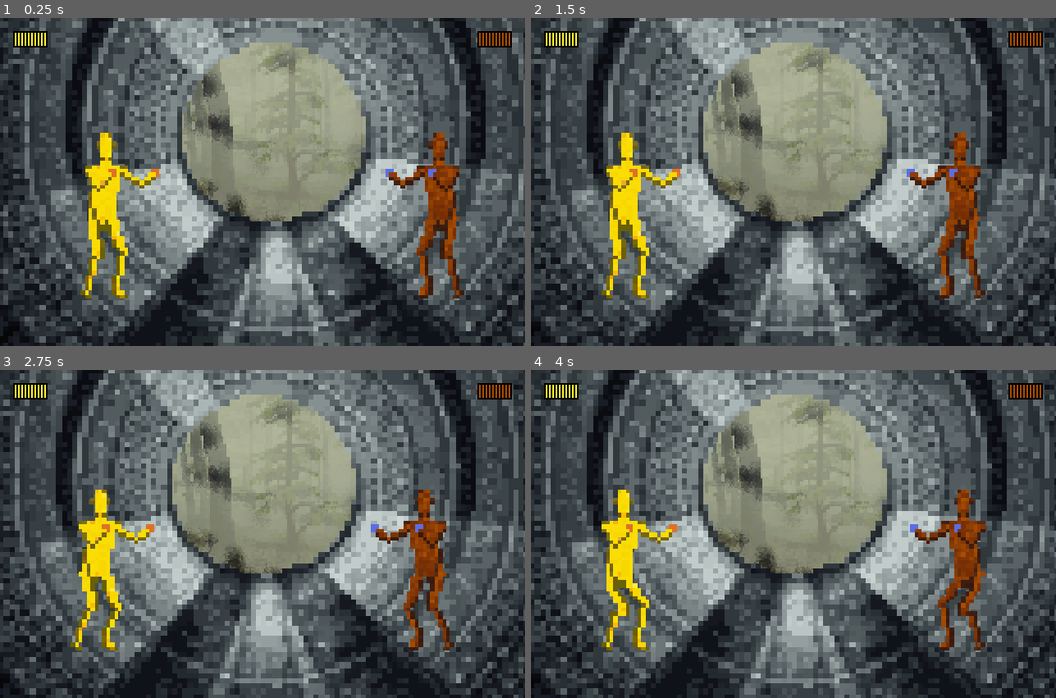
Above: before the commit, frames 1-4 (two rows, left to right).
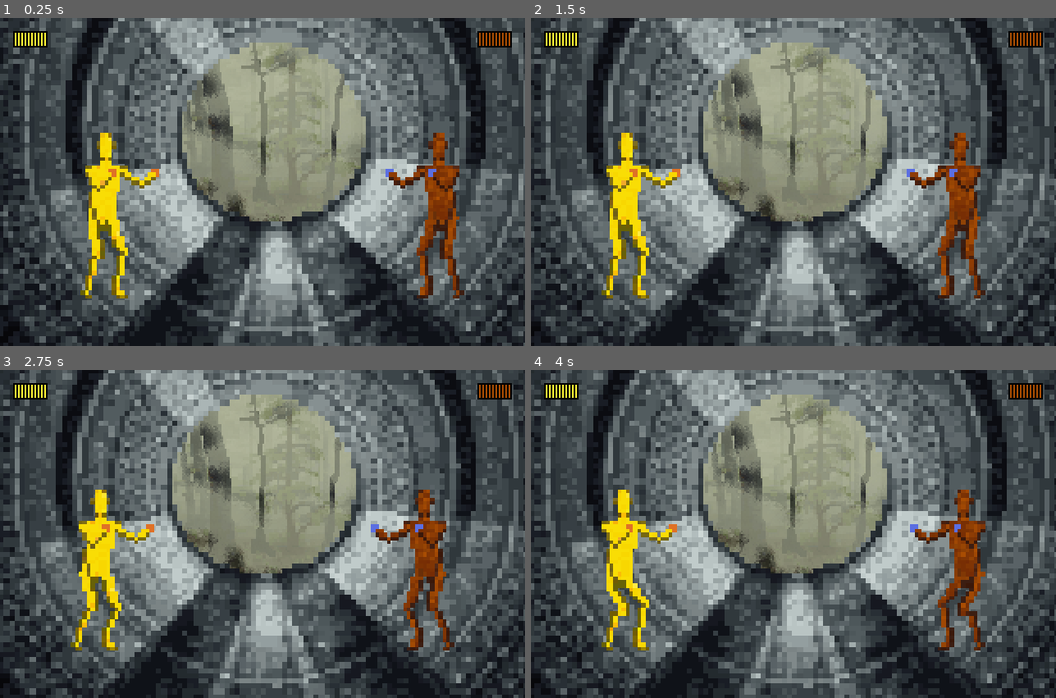
Above: after the commit, the same moments.

Repository: vydramain/Sewermaid
Game: Godot game, scene res://sewer_area.tscn
The game is run twice, just before and just after one commit, with the same random seed, the same clock (stepped at 60 frames per second) and the same inputs.
Inputs (mouse positions are in pixels of both pictures, inside the frame that each line leads up to):
- Up to frame 1 (0.25 s): no input
- Up to frame 2 (1.5 s): move the mouse to (909, 165) at 0.52 s; click (909, 165) at 0.67 s; move the mouse to (688, 198) at 1.27 s; click (688, 198) at 1.42 s
- Up to frame 3 (2.75 s): tap Enter at 2 s; move the mouse to (315, 461) at 2.02 s; click (315, 461) at 2.17 s
- Up to frame 4 (4 s): move the mouse to (767, 599) at 2.77 s; click (767, 599) at 2.92 s; tap Space at 3.5 s; move the mouse to (951, 583) at 3.52 s; click (951, 583) at 3.67 s

The runs differ from the first frame. In frame 1, 0.7% of the frame differs, in the area x 43-66%, y 7-62%; in frame 2, 0.7%; in frame 3, 0.7%; in frame 4, 0.7%.

Commit message:
feat: Added music

Diff:
--- /dev/null
+++ b/music_player_system.gd
@@ -0,0 +1,39 @@
+extends Node
+
+const dict = {
+	"pp_cw_amen10_160": preload("res://pp_cw_amen10_160.ogg"),
+}
+
+const next_state = {
+	"pp_cw_amen10_160": "pp_cw_amen10_160",
+}
+
+const events_to_states = {
+	"arena": "pp_cw_amen10_160",
+}
+
+var audio_player: AudioStreamPlayer = null
+var state: String = "arena"
+
+
+func _ready() -> void:
+	audio_player = AudioStreamPlayer.new()
+	audio_player = AudioStreamPlayer.new()
+	audio_player.stream = dict.get(state, dict.get("pp_cw_amen10_160"))
+	audio_player.autoplay = true
+	add_child(audio_player)
+
+func _process(delta: float) -> void:
+	if not audio_player:
+		return
+
+	if not audio_player.playing:
+		state = next_state.get(state, state)
+		audio_player.stream = dict.get(state, dict.get("pp_cw_amen10_160"))
+		audio_player.play()
+
+
+func play_next(event: String) -> void:
+	state = events_to_states[event]
+	audio_player.stream = dict.get(state, dict.get("pp_cw_amen10_160"))
+	audio_player.play()
--- /dev/null
+++ b/music_player_system.tscn
@@ -0,0 +1,6 @@
+[gd_scene load_steps=2 format=3 uid="uid://clm4h2spy1oj0"]
+
+[ext_resource type="Script" uid="uid://blh71jbavmxny" path="res://music_player_system.gd" id="1_1ao1d"]
+
+[node name="AudioStreamPlayer" type="AudioStreamPlayer"]
+script = ExtResource("1_1ao1d")
--- /dev/null
+++ b/pixel_label.tres
@@ -0,0 +1,9 @@
+[gd_resource type="LabelSettings" load_steps=2 format=3 uid="uid://bay43ribrsmu7"]
+
+[ext_resource type="FontFile" uid="uid://c68a8kjfjisnc" path="res://Bytesized-Regular.ttf" id="1_dbow2"]
+
+[resource]
+font = ExtResource("1_dbow2")
+font_size = 26
+outline_size = 4
+outline_color = Color(0, 0, 0, 1)
--- a/project.godot
+++ b/project.godot
@@ -14,6 +14,10 @@
 run/main_scene="uid://6vkct5x1ewon"
 config/features=PackedStringArray("4.5", "Forward Plus")
 config/icon="res://icon.svg"
+
+[autoload]
+
+MUSIC_PLAYER_SYSTEM="*res://music_player_system.gd"
 
 [display]
 
--- /dev/null
+++ b/sewer_area.gd
@@ -0,0 +1,5 @@
+extends Node2D
+
+func _ready() -> void:
+	if MUSIC_PLAYER_SYSTEM:
+		MUSIC_PLAYER_SYSTEM.play_next('arena')
--- a/sewer_area.tscn
+++ b/sewer_area.tscn
@@ -1,6 +1,7 @@
-[gd_scene load_steps=14 format=3 uid="uid://6vkct5x1ewon"]
+[gd_scene load_steps=15 format=3 uid="uid://6vkct5x1ewon"]
 
 [ext_resource type="Texture2D" uid="uid://fy81hjip1l20" path="res://forest_background.png" id="1_300v3"]
+[ext_resource type="Script" uid="uid://j0isvubxi5bs" path="res://sewer_area.gd" id="1_hxwao"]
 [ext_resource type="Texture2D" uid="uid://beatv3wcj6dnn" path="res://forest_frontend.png" id="2_v45da"]
 [ext_resource type="Texture2D" uid="uid://diux2a0qxu47l" path="res://fog.png" id="3_ic3xi"]
 [ext_resource type="Texture2D" uid="uid://be1fhrkus4lig" path="res://Sewer.png" id="4_v45da"]
@@ -27,6 +28,7 @@
 b = Vector2(370, 200)
 
 [node name="SewerArea" type="Node2D"]
+script = ExtResource("1_hxwao")
 
 [node name="ParallaxBackground" type="ParallaxBackground" parent="."]
 offset = Vector2(160, 45)
--- a/winner_screen.tscn
+++ b/winner_screen.tscn
@@ -1,6 +1,7 @@
-[gd_scene load_steps=2 format=3 uid="uid://din2yvh8x80wn"]
+[gd_scene load_steps=3 format=3 uid="uid://din2yvh8x80wn"]
 
 [ext_resource type="Script" uid="uid://cypfin42iwpt3" path="res://winner_screen.gd" id="1_1hha7"]
+[ext_resource type="LabelSettings" uid="uid://bay43ribrsmu7" path="res://pixel_label.tres" id="2_qol43"]
 
 [node name="WinnerScreen" type="Control"]
 layout_mode = 3
@@ -24,11 +25,14 @@
 alignment = 1
 
 [node name="WinnerLabel" type="Label" parent="VBoxContainer"]
+texture_filter = 1
 layout_mode = 2
+text = "sdfsd"
+label_settings = ExtResource("2_qol43")
 horizontal_alignment = 1
-vertical_alignment = 1
 
 [node name="TimerLabel" type="Label" parent="VBoxContainer"]
 layout_mode = 2
+label_settings = ExtResource("2_qol43")
 horizontal_alignment = 1
 vertical_alignment = 1
Binary file added: Bytesized-Regular.ttf
Not shown, added: Bytesized-Regular.ttf.import
Binary file added: PixelifySans-Medium.ttf
Not shown, added: PixelifySans-Medium.ttf.import
Binary file added: PixelifySans-VariableFont_wght.ttf
Not shown, added: PixelifySans-VariableFont_wght.ttf.import
Binary file changed: forest_frontend.ase
Binary file changed: forest_frontend.png
Not shown, added: music_player_system.gd.uid
Not shown, added: pp_cw_amen10_160.ogg.import
Not shown, added: sewer_area.gd.uid
Not shown, added: cw_amen10_135.aup3
(and 3 more such lines)
